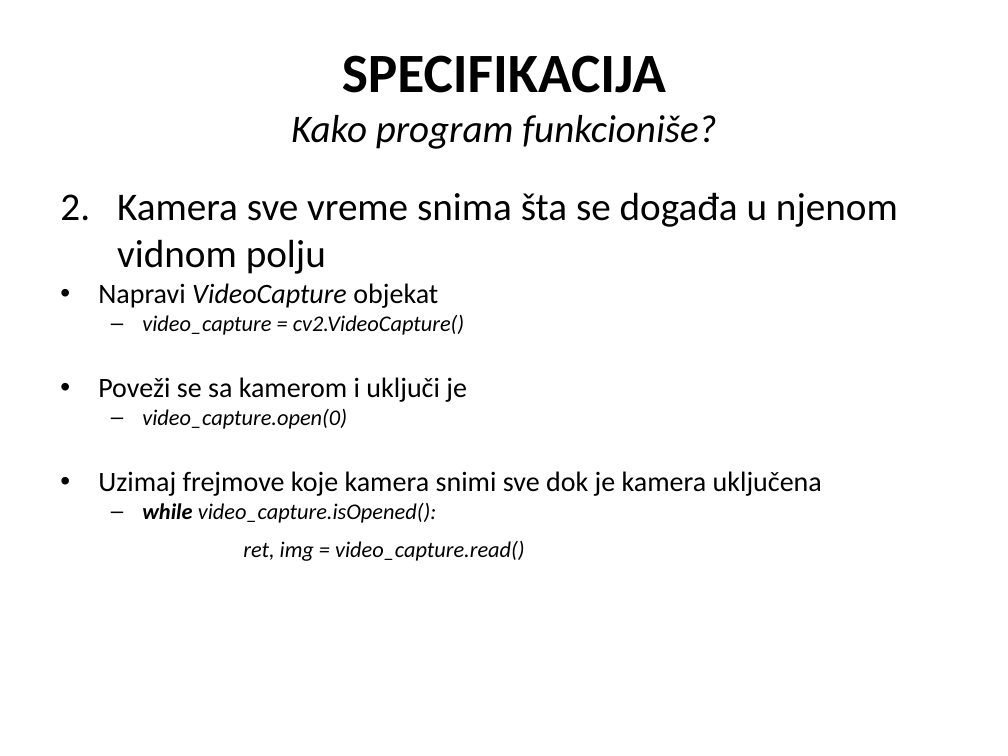
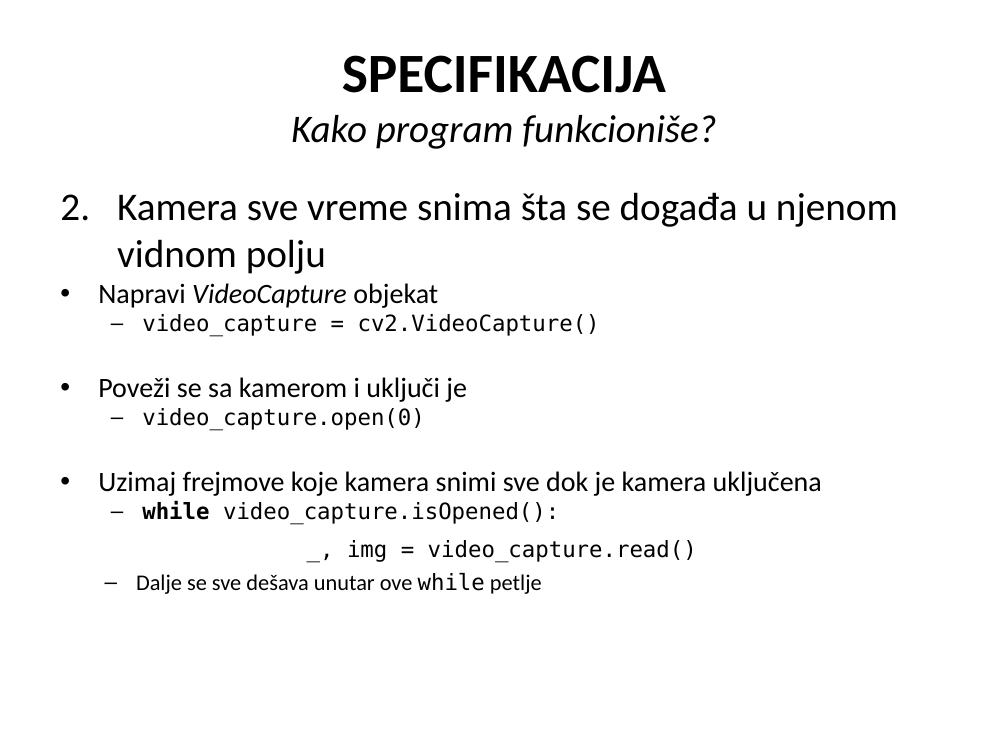
Before and after one commit to cLaki/UseTheForce, a slide deck: slide 9 of Upravljanje računarom na osnovu pokreta snimljenih web kamerom.pptx (slide 4 before the commit). Drawn at 1008x756 pixels with LibreOffice and Linux fonts; fonts in the diff are those of the drawing. Boxes give left, top, right and bottom in pixels: in the first picture for what was removed or moved away, otherwise in the second. Text is boxed around its words. In the diff, an @@ line names an element or a change of style, - is before the commit and + after.

```diff
--- a/Upravljanje računarom na osnovu pokreta snimljenih web kamerom.pptx
+++ b/Upravljanje računarom na osnovu pokreta snimljenih web kamerom.pptx
@@ text at bbox=[142, 314, 600, 525]: font Calibri to DejaVu Sans Mono, italic off in "video_capture = cv2.VideoCapture()", "video_capture.open(0)", "while video_capture.isOpened():" @@
@@ text at bbox=[136, 540, 697, 594]: text changed; font Calibri to DejaVu Sans Mono; italic off @@
-  ret, img = video_capture.read()
+  _, img = video_capture.read()
+  – Dalje se sve dešava unutar ove while petlje
```
Also in this commit, not shown: 8 other slides changed, 6 slides added, 4 slides removed, 16 other files.
